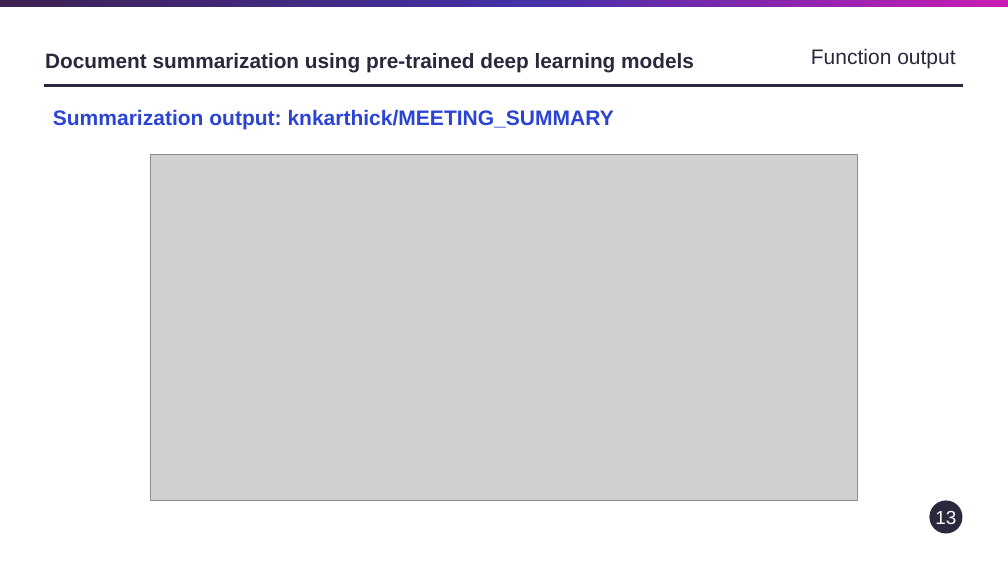
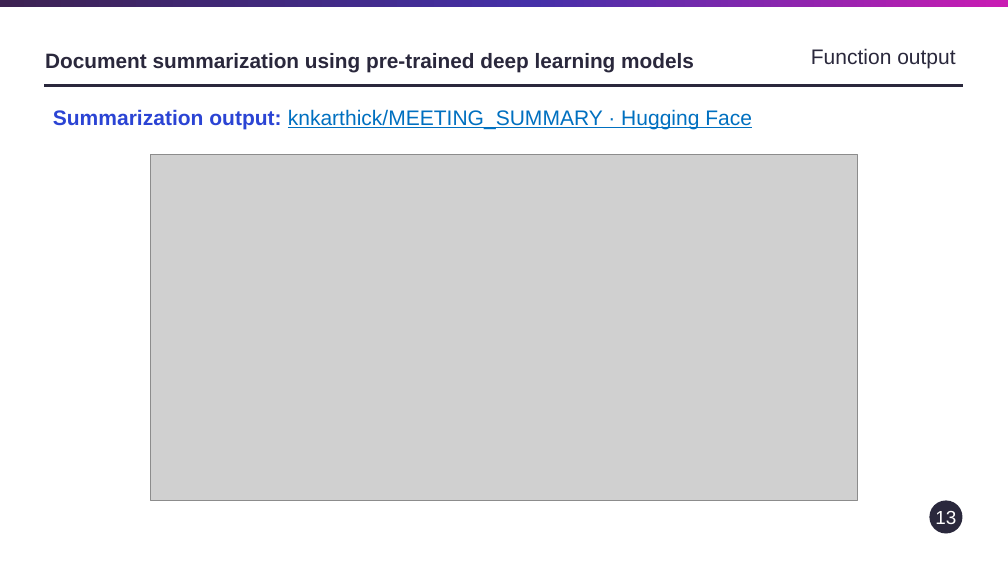
Before and after one commit to VirajOke/My-AI-Projects, a slide deck: slide 13 of nlp-exploration-notebooks-main/nlp-exploration-notebooks-main/Results/NLP_Toolkit - comments.pptx. Drawn at 1008x567 pixels with LibreOffice and Linux fonts; fonts in the diff are those of the drawing; grey boxes stand for pictures. Boxes give left, top, right and bottom in pixels: in the first picture for what was removed or moved away, otherwise in the second. Text is boxed around its words. In the diff, an @@ line names an element or a change of style, - is before the commit and + after.

```diff
--- a/nlp-exploration-notebooks-main/nlp-exploration-notebooks-main/Results/NLP_Toolkit - comments.pptx
+++ b/nlp-exploration-notebooks-main/nlp-exploration-notebooks-main/Results/NLP_Toolkit - comments.pptx
@@ text at (53,109,752,130): text changed; text colour #2B44D4 to #0070C0; bold off @@
-Summarization output: knkarthick/MEETING_SUMMARY
+Summarization output: knkarthick/MEETING_SUMMARY · Hugging Face
```
Also in this commit, not shown: 12 other slides changed, 1 slide added.
